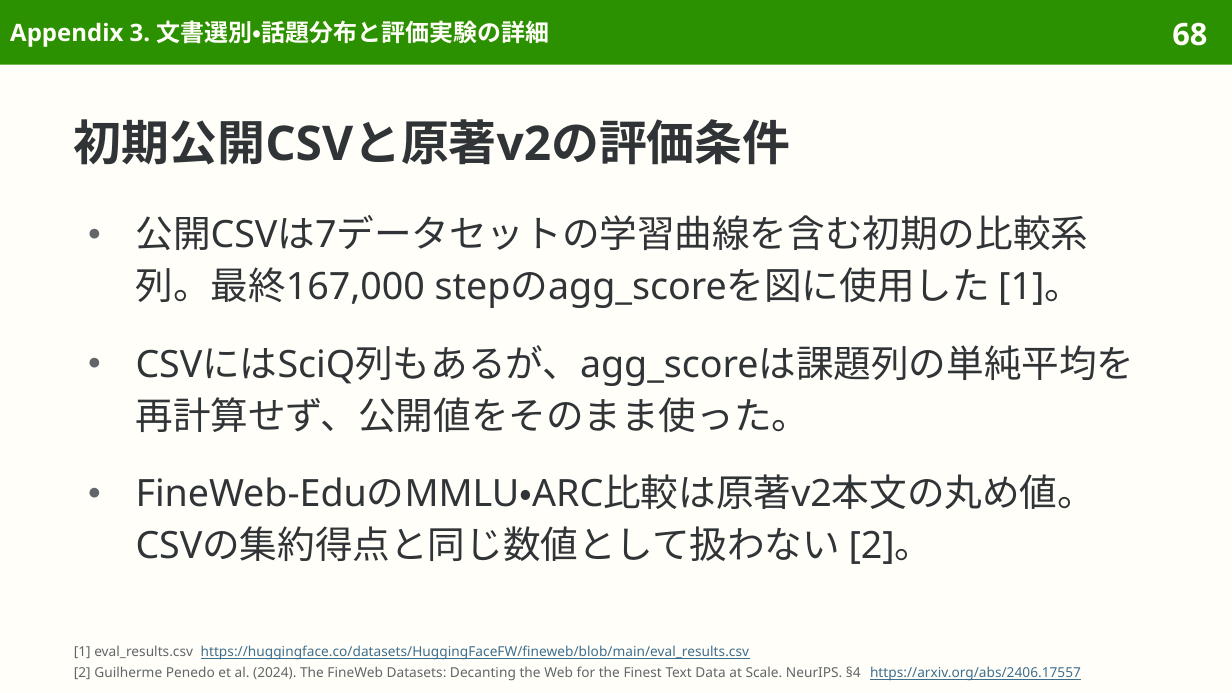
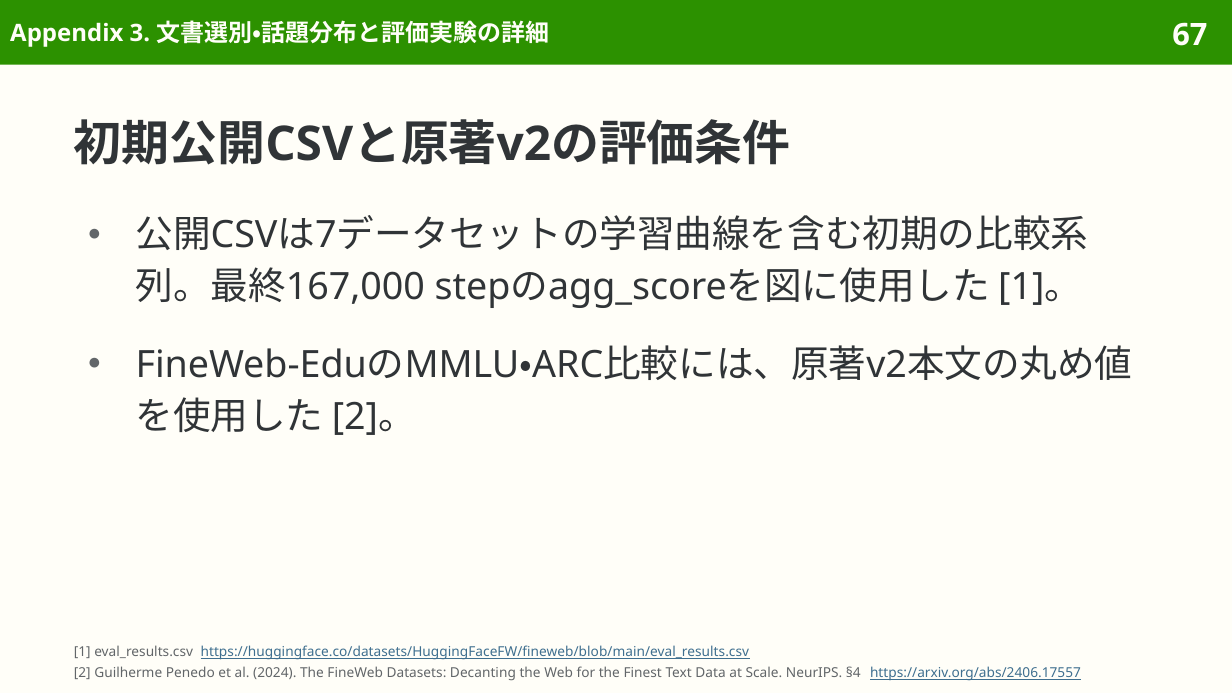
Before and after one commit to sasakiy84/datasets-in-10-minutes, a slide deck: slide 67 of slides/datasets-in-10-minutes-fineweb.pptx (slide 68 before the commit). Drawn at 1232x693 pixels with LibreOffice and Linux fonts; fonts in the diff are those of the drawing. Boxes give left, top, right and bottom in pixels: in the first picture for what was removed or moved away, otherwise in the second. Text is boxed around its words. In the diff, an @@ line names an element or a change of style, - is before the commit and + after.

```diff
--- a/slides/datasets-in-10-minutes-fineweb.pptx
+++ b/slides/datasets-in-10-minutes-fineweb.pptx
@@ page number at (1172, 22, 1207, 46): text changed @@
-68
+67
@@ text at (136, 345, 1133, 435): text changed @@
-● CSVにはSciQ列もあるが、agg_scoreは課題列の単純平均を再計算せず、公開値をそのまま使った。
-● FineWeb-EduのMMLU・ARC比較は原著v2本文の丸め値。CSVの集約得点と同じ数値として扱わない [2]。
+● FineWeb-EduのMMLU・ARC比較には、原著v2本文の丸め値を使用した [2]。
```
Also in this commit, not shown: 34 other slides changed, 1 slide removed, 16 other files.
